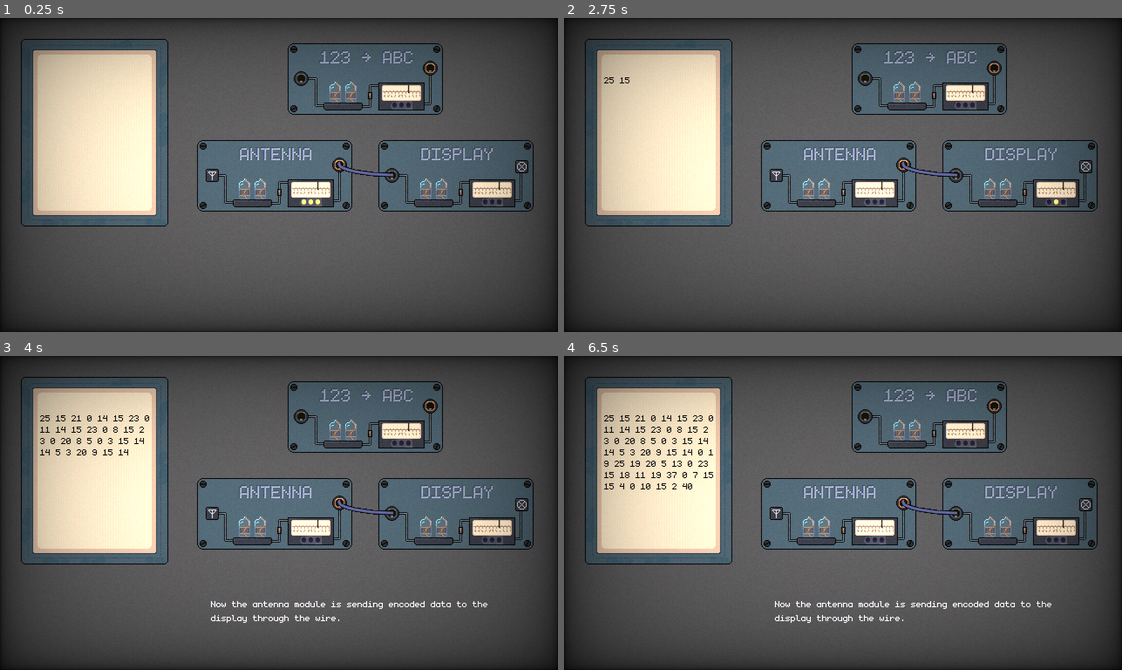
Above: before the commit, frames 1-4 (two rows, left to right).
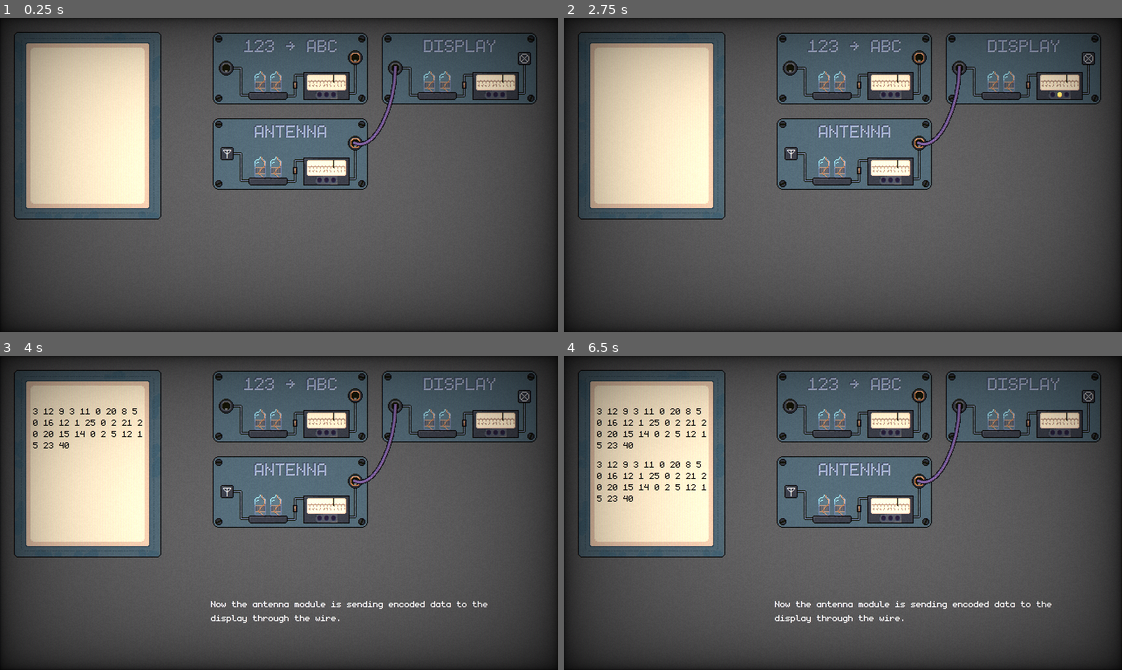
Above: after the commit, the same moments.

Repository: Limit-sest/wiretap
Game: Godot game, scene res://tutorial.tscn
Same seed, same stepped clock (60 frames per second), same inputs: the game is played once before the commit and once after it. This scene is started directly instead of the project's main scene.
Inputs (mouse positions are in pixels of both pictures, inside the frame that each line leads up to):
- Up to frame 1 (0.25 s): no input
- Up to frame 2 (2.75 s): click (792, 68) at 0.52 s; click (921, 58) at 1.27 s; tap Enter at 2 s; drag from (658, 131) to (954, 175) at 2.02 s
- Up to frame 3 (4 s): drag from (390, 513) to (429, 406) at 2.77 s; move the mouse to (340, 503) at 3.52 s; hold Right from 3.53 s (still down); tap Alt at 3.6 s; click (340, 503) at 3.67 s
- Up to frame 4 (6.5 s): release Right at 4.25 s; drag from (993, 406) to (904, 503) at 4.27 s; drag from (865, 415) to (993, 406) at 5.02 s; drag from (675, 465) to (993, 406) at 5.77 s

The runs differ from the first frame. In frame 1, 15% of the frame differs, in the area x 2-97%, y 4-67%; in frame 2, 15%; in frame 3, 16%; in frame 4, 17%.
Error before the commit: Trying to assign value of type 'Area2D' to a variable of type 'TextureButton'. (res://scripts/autorun/wiring_manager.gd:153)

Commit message:
Fix tutorial

Diff:
--- a/main.tscn
+++ b/main.tscn
@@ -11,7 +11,6 @@
 [ext_resource type="Texture2D" uid="uid://c8lx38grn8fhl" path="res://assets/Sprites/bg.png" id="15_vivmo"]
 [ext_resource type="AudioStream" uid="uid://bhg25keglur22" path="res://assets/sounds/ambient.wav" id="17_yaehf"]
 [ext_resource type="AudioStream" uid="uid://dyw4muslti4mm" path="res://assets/sounds/ambient_drums.mp3" id="18_074og"]
-[ext_resource type="AudioStream" uid="uid://dx481gcm44cru" path="res://assets/sounds/beep.mp3" id="19_cegan"]
 [ext_resource type="Script" uid="uid://bghaddibpt6f1" path="res://addons/crt/crt.gd" id="20_82xsv"]
 
 [node name="Main" type="Node2D" node_paths=PackedStringArray("antenna", "display")]
@@ -69,11 +68,6 @@
 volume_db = -16.045
 autoplay = true
 
-[node name="BeepSfx" type="AudioStreamPlayer" parent="."]
-unique_name_in_owner = true
-stream = ExtResource("19_cegan")
-volume_db = 0.595
-
 [node name="HFlowContainer" type="HFlowContainer" parent="."]
 offset_left = -64.0
 offset_top = -151.0
--- /dev/null
+++ b/scripts/tutorial/tutorial.gd
@@ -0,0 +1,47 @@
+extends Node2D
+
+@export var antenna: Node
+@export var display: Node
+@onready var tutorial_label: Label = %TutorialLabel
+
+var sent_count = 0
+var tutorial_text = ["",
+"Now the antenna module is sending encoded data to the display through the wire.",
+"Try connecting the antenna to the numbers decoder by dragging the wire.",
+"In order for us to see the output, the data needs to flow into the display. Connect the number decoder output with the display.",
+"Good job! You can now see the decoded text"]
+var current_text = 0
+
+func _set_tutorial(id: int) -> void:
+	if current_text < id:
+		var tween: Tween = create_tween()
+		tween.tween_property(tutorial_label, "modulate:a", 0.0, 0.5)
+		await tween.finished
+		tutorial_label.text = tutorial_text[id]
+		current_text = id
+		var tween2: Tween = create_tween()
+		tween2.tween_property(tutorial_label, "modulate:a", 1.0, 0.5)
+		await tween.finished
+
+func _ready():
+	await get_tree().process_frame
+	var antenna_output = antenna.find_child("Output")
+	var display_input = display.find_child("Input")
+	WiringManager.create_wire(antenna_output, display_input)
+
+
+func _on_antenna_send_signal(_text: String, _step: int) -> void:
+	sent_count += 1
+	if sent_count == 1:
+		_set_tutorial(1)
+	elif sent_count == 3:
+		_set_tutorial(2)
+
+
+func _on_base_module_send_signal(_text: String, _step: int) -> void:
+	_set_tutorial(3)
+
+
+func _on_display_send_signal(text: String, step: int) -> void:
+	if step == 2:
+		_set_tutorial(4)
--- a/tutorial.tscn
+++ b/tutorial.tscn
@@ -1,33 +1,27 @@
-[gd_scene load_steps=17 format=3 uid="uid://bkkahneeveh5r"]
+[gd_scene load_steps=10 format=3 uid="uid://bkkahneeveh5r"]
 
-[ext_resource type="Script" uid="uid://dc2k4gbxwaat1" path="res://scripts/tutorial/signal_manager.gd" id="1_bsk3x"]
+[ext_resource type="Script" uid="uid://d3dq21gyh2g1" path="res://scripts/tutorial/tutorial.gd" id="1_4t6hg"]
 [ext_resource type="Script" uid="uid://bghaddibpt6f1" path="res://addons/crt/crt.gd" id="1_vmw6g"]
 [ext_resource type="PackedScene" uid="uid://chijpwqlktb06" path="res://tty.tscn" id="2_4hjyh"]
-[ext_resource type="Texture2D" uid="uid://cxfelrk8jll08" path="res://assets/Sprites/Custom/module_bg.png" id="3_bsk3x"]
-[ext_resource type="Script" uid="uid://dpmaueosf60vl" path="res://port.gd" id="4_dl7dh"]
-[ext_resource type="Texture2D" uid="uid://pnxp8nov1c1m" path="res://assets/Sprites/Custom/input.png" id="5_r4o0u"]
-[ext_resource type="Texture2D" uid="uid://bnomwum6omcts" path="res://assets/Sprites/Custom/display_symbolt.png" id="6_k08xv"]
-[ext_resource type="Texture2D" uid="uid://dw7b83wjviduf" path="res://assets/Sprites/Custom/display_text.png" id="7_g52lx"]
-[ext_resource type="Texture2D" uid="uid://cvhvsebtm7c81" path="res://assets/Sprites/Content/Power Hub/5.png" id="8_0lped"]
-[ext_resource type="Texture2D" uid="uid://kligwqb1a4ks" path="res://assets/Sprites/Custom/output.png" id="9_dudfa"]
-[ext_resource type="Texture2D" uid="uid://xvroh88gxhg" path="res://assets/Sprites/Custom/antenna_symbol.png" id="10_5gpbq"]
-[ext_resource type="Texture2D" uid="uid://bqb8v5u7h8hrd" path="res://assets/Sprites/Custom/antenna_text.png" id="11_tfgte"]
-[ext_resource type="Texture2D" uid="uid://c4t77te82hyv4" path="res://assets/Sprites/Custom/numbers_text.png" id="12_dyhf1"]
+[ext_resource type="PackedScene" uid="uid://cwni15nxn8eah" path="res://modules/numbers/NumbersModule.tscn" id="6_4t6hg"]
+[ext_resource type="PackedScene" uid="uid://bgkr535hd43nt" path="res://modules/display/DisplayModule.tscn" id="7_7vrqn"]
+[ext_resource type="PackedScene" uid="uid://bnojaj5q1h2ln" path="res://modules/antenna/AntennaModule.tscn" id="8_bhfnd"]
 [ext_resource type="AudioStream" uid="uid://dx481gcm44cru" path="res://assets/sounds/beep.mp3" id="14_bsk3x"]
 [ext_resource type="Theme" uid="uid://diyqq4h1h20xn" path="res://assets/theme.tres" id="15_dl7dh"]
 
-[sub_resource type="CircleShape2D" id="CircleShape2D_53tq2"]
-radius = 15.167572
+[sub_resource type="StyleBoxFlat" id="StyleBoxFlat_4t6hg"]
+bg_color = Color(0.13319641, 0.13319638, 0.13319644, 1)
 
-[node name="Tutorial" type="Node2D"]
+[node name="Tutorial" type="Node2D" node_paths=PackedStringArray("antenna", "display")]
 texture_filter = 1
-script = ExtResource("1_bsk3x")
+script = ExtResource("1_4t6hg")
+antenna = NodePath("HFlowContainer/Antenna")
+display = NodePath("HFlowContainer/Display")
 
 [node name="CanvasLayer" type="CanvasLayer" parent="."]
 layer = 0
 
 [node name="CRT" type="CanvasLayer" parent="CanvasLayer"]
-visible = false
 script = ExtResource("1_vmw6g")
 resolution = Vector2(640, 360)
 scan_line_amount = 0.302
@@ -42,136 +36,6 @@
 
 [node name="Camera2D" type="Camera2D" parent="."]
 anchor_mode = 0
-
-[node name="tty" parent="." instance=ExtResource("2_4hjyh")]
-unique_name_in_owner = true
-position = Vector2(24, 24)
-
-[node name="CanvasGroup" type="CanvasGroup" parent="."]
-z_index = -1
-position = Vector2(419, 70)
-
-[node name="Display" type="Sprite2D" parent="CanvasGroup"]
-position = Vector2(104, 111)
-texture = ExtResource("3_bsk3x")
-
-[node name="Input" type="Area2D" parent="CanvasGroup/Display" groups=["input", "ports"]]
-position = Vector2(-74, -1)
-collision_layer = 2
-script = ExtResource("4_dl7dh")
-
-[node name="CollisionShape2D" type="CollisionShape2D" parent="CanvasGroup/Display/Input"]
-shape = SubResource("CircleShape2D_53tq2")
-
-[node name="Sprite2D" type="Sprite2D" parent="CanvasGroup/Display/Input/CollisionShape2D"]
-texture = ExtResource("5_r4o0u")
-
-[node name="Sprite2D" type="Sprite2D" parent="CanvasGroup/Display"]
-position = Vector2(75, -11)
-texture = ExtResource("6_k08xv")
-
-[node name="Sprite2D2" type="Sprite2D" parent="CanvasGroup/Display"]
-position = Vector2(0, -26)
-texture = ExtResource("7_g52lx")
-
-[node name="pin1" type="Sprite2D" parent="CanvasGroup/Display"]
-visible = false
-position = Vector2(34, 30)
-texture = ExtResource("8_0lped")
-
-[node name="pin2" type="Sprite2D" parent="CanvasGroup/Display"]
-visible = false
-position = Vector2(42, 30)
-texture = ExtResource("8_0lped")
-
-[node name="pin3" type="Sprite2D" parent="CanvasGroup/Display"]
-visible = false
-position = Vector2(50, 30)
-texture = ExtResource("8_0lped")
-
-[node name="Antenna" type="Sprite2D" parent="CanvasGroup"]
-unique_name_in_owner = true
-position = Vector2(-104, 111)
-texture = ExtResource("3_bsk3x")
-
-[node name="Output" type="Area2D" parent="CanvasGroup/Antenna" groups=["output", "ports"]]
-position = Vector2(74, -13.333336)
-collision_layer = 2
-script = ExtResource("4_dl7dh")
-
-[node name="CollisionShape2D" type="CollisionShape2D" parent="CanvasGroup/Antenna/Output"]
-position = Vector2(0, 0.33333397)
-shape = SubResource("CircleShape2D_53tq2")
-
-[node name="Sprite2D" type="Sprite2D" parent="CanvasGroup/Antenna/Output/CollisionShape2D"]
-texture = ExtResource("9_dudfa")
-
-[node name="Sprite2D" type="Sprite2D" parent="CanvasGroup/Antenna"]
-position = Vector2(-72, -0.6666673)
-texture = ExtResource("10_5gpbq")
-
-[node name="Sprite2D2" type="Sprite2D" parent="CanvasGroup/Antenna"]
-position = Vector2(0, -26)
-texture = ExtResource("11_tfgte")
-
-[node name="pin1" type="Sprite2D" parent="CanvasGroup/Antenna"]
-position = Vector2(34, 30)
-texture = ExtResource("8_0lped")
-
-[node name="pin2" type="Sprite2D" parent="CanvasGroup/Antenna"]
-position = Vector2(42, 30)
-texture = ExtResource("8_0lped")
-
-[node name="pin3" type="Sprite2D" parent="CanvasGroup/Antenna"]
-position = Vector2(50, 30)
-texture = ExtResource("8_0lped")
-
-[node name="Numbers" type="Sprite2D" parent="CanvasGroup"]
-texture = ExtResource("3_bsk3x")
-
-[node name="Output" type="Area2D" parent="CanvasGroup/Numbers" groups=["output", "ports"]]
-position = Vector2(74, -13.333332)
-collision_layer = 2
-script = ExtResource("4_dl7dh")
-
-[node name="CollisionShape2D" type="CollisionShape2D" parent="CanvasGroup/Numbers/Output"]
-position = Vector2(-0.1666565, 0.16666698)
-shape = SubResource("CircleShape2D_53tq2")
-
-[node name="Sprite2D" type="Sprite2D" parent="CanvasGroup/Numbers/Output/CollisionShape2D"]
-texture = ExtResource("9_dudfa")
-
-[node name="Sprite2D2" type="Sprite2D" parent="CanvasGroup/Numbers"]
-position = Vector2(0, -26)
-texture = ExtResource("12_dyhf1")
-
-[node name="Input" type="Area2D" parent="CanvasGroup/Numbers" groups=["input", "ports"]]
-position = Vector2(-75, -1.0000005)
-collision_layer = 2
-script = ExtResource("4_dl7dh")
-
-[node name="CollisionShape2D" type="CollisionShape2D" parent="CanvasGroup/Numbers/Input"]
-position = Vector2(-0.33332443, 0.3333335)
-shape = SubResource("CircleShape2D_53tq2")
-
-[node name="Sprite2D" type="Sprite2D" parent="CanvasGroup/Numbers/Input/CollisionShape2D"]
-position = Vector2(0.50000507, 0)
-texture = ExtResource("5_r4o0u")
-
-[node name="pin1" type="Sprite2D" parent="CanvasGroup/Numbers"]
-visible = false
-position = Vector2(34, 30)
-texture = ExtResource("8_0lped")
-
-[node name="pin2" type="Sprite2D" parent="CanvasGroup/Numbers"]
-visible = false
-position = Vector2(42, 30)
-texture = ExtResource("8_0lped")
-
-[node name="pin3" type="Sprite2D" parent="CanvasGroup/Numbers"]
-visible = false
-position = Vector2(50, 30)
-texture = ExtResource("8_0lped")
 
 [node name="BeepSfx" type="AudioStreamPlayer" parent="."]
 unique_name_in_owner = true
@@ -191,8 +55,42 @@
 theme = ExtResource("15_dl7dh")
 autowrap_mode = 2
 
-[connection signal="input_event" from="CanvasGroup/Display/Input" to="CanvasGroup/Display/Input" method="_on_input_event"]
-[connection signal="input_event" from="CanvasGroup/Antenna/Output" to="CanvasGroup/Antenna/Output" method="_on_input_event"]
-[connection signal="input_event" from="CanvasGroup/Numbers/Output" to="CanvasGroup/Numbers/Output" method="_on_input_event"]
-[connection signal="input_event" from="CanvasGroup/Numbers/Input" to="CanvasGroup/Numbers/Input" method="_on_input_event"]
+[node name="tty2" parent="." instance=ExtResource("2_4hjyh")]
+position = Vector2(16, 16)
+
+[node name="HFlowContainer" type="HFlowContainer" parent="."]
+offset_left = 244.0
+offset_top = 17.0
+offset_right = 622.0
+offset_bottom = 338.0
+theme_override_constants/h_separation = 16
+theme_override_constants/v_separation = 16
+
+[node name="BaseModule" parent="HFlowContainer" instance=ExtResource("6_4t6hg")]
+layout_mode = 2
+
+[node name="Display" parent="HFlowContainer" instance=ExtResource("7_7vrqn")]
+unique_name_in_owner = true
+layout_mode = 2
+mouse_filter = 0
+
+[node name="Antenna" parent="HFlowContainer" instance=ExtResource("8_bhfnd")]
+layout_mode = 2
+mouse_filter = 0
+original_text = "Click the play button below!"
+
+[node name="Button" type="Button" parent="."]
+visible = false
+offset_left = 54.0
+offset_top = 238.0
+offset_right = 135.0
+offset_bottom = 259.0
+theme = ExtResource("15_dl7dh")
+theme_override_styles/normal = SubResource("StyleBoxFlat_4t6hg")
+text = "Play"
+
 [connection signal="timeout" from="Signal send" to="." method="_on_signal_send_timeout"]
+[connection signal="send_signal" from="HFlowContainer/BaseModule" to="." method="_on_base_module_send_signal"]
+[connection signal="send_signal" from="HFlowContainer/Display" to="." method="_on_display_send_signal"]
+[connection signal="send_signal" from="HFlowContainer/Display" to="tty2" method="_on_display_send_signal"]
+[connection signal="send_signal" from="HFlowContainer/Antenna" to="." method="_on_antenna_send_signal"]
Not shown: 1 places in main.tscn that only renumber resources
Not shown, added: scripts/tutorial/tutorial.gd.uid
